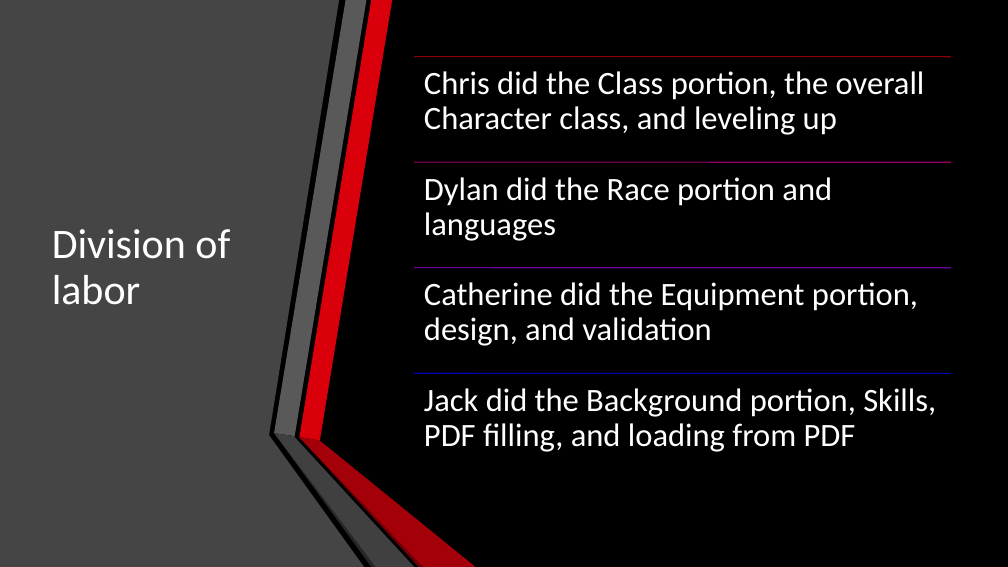
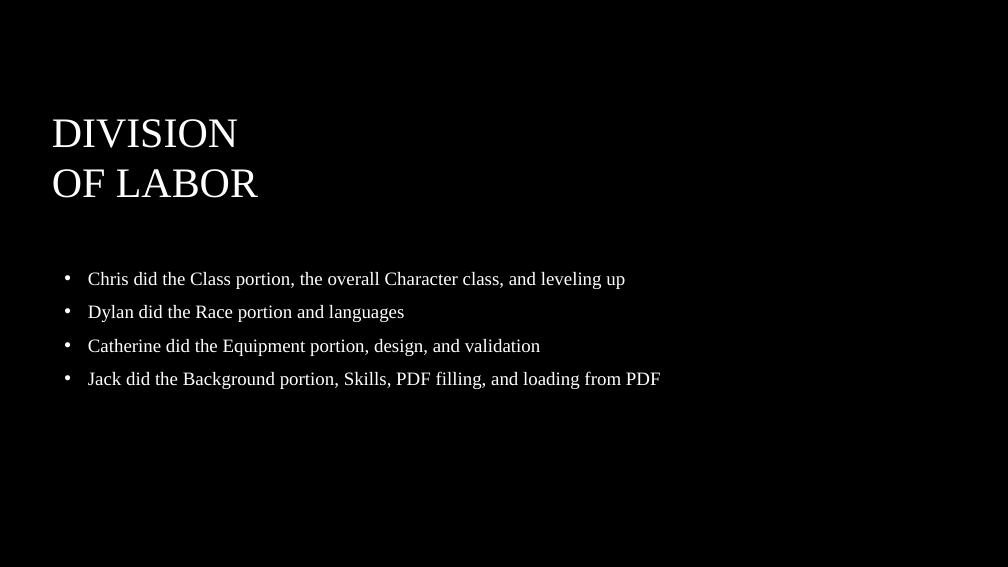
Before and after one commit to TTTriplicate/DnDCharGenerator, a slide deck: slide 3 of DnDPresentation.pptx. Drawn at 1008x567 pixels with LibreOffice and Linux fonts; fonts in the diff are those of the drawing; background and template pictures are left out. Boxes give left, top, right and bottom in pixels: in the first picture for what was removed or moved away, otherwise in the second. Text is boxed around its words. In the diff, an @@ line names an element or a change of style, - is before the commit and + after.

```diff
--- a/DnDPresentation.pptx
+++ b/DnDPresentation.pptx
@@ freeform shape removed at (x1=0, y1=0, x2=364, y2=567) @@
@@ title at (x1=52, y1=119, x2=258, y2=198): text changed; font Calibri to Times New Roman @@
-Division of labor
+DIVISION OF LABOR
@@ text added at (x1=88, y1=272, x2=661, y2=389), 18 pt, text #FFFFFF @@
+• Chris did the Class portion, the overall Character class, and leveling up
+• Dylan did the Race portion and languages
+• Catherine did the Equipment portion, design, and validation
+• Jack did the Background portion, Skills, PDF filling, and loading from PDF
@@ group removed at (x1=414, y1=57, x2=951, y2=452): 4 lines, 4 texts @@
-Chris did the Class portion, the overall Character class, and leveling up
-Dylan did the Race portion and languages
-Catherine did the Equipment portion, design, and validation
-Jack did the Background portion, Skills, PDF filling, and loading from PDF
@@ group removed at (x1=274, y1=0, x2=476, y2=567): 6 freeform shapes @@
```
Also in this commit, not shown: 6 other slides changed.
